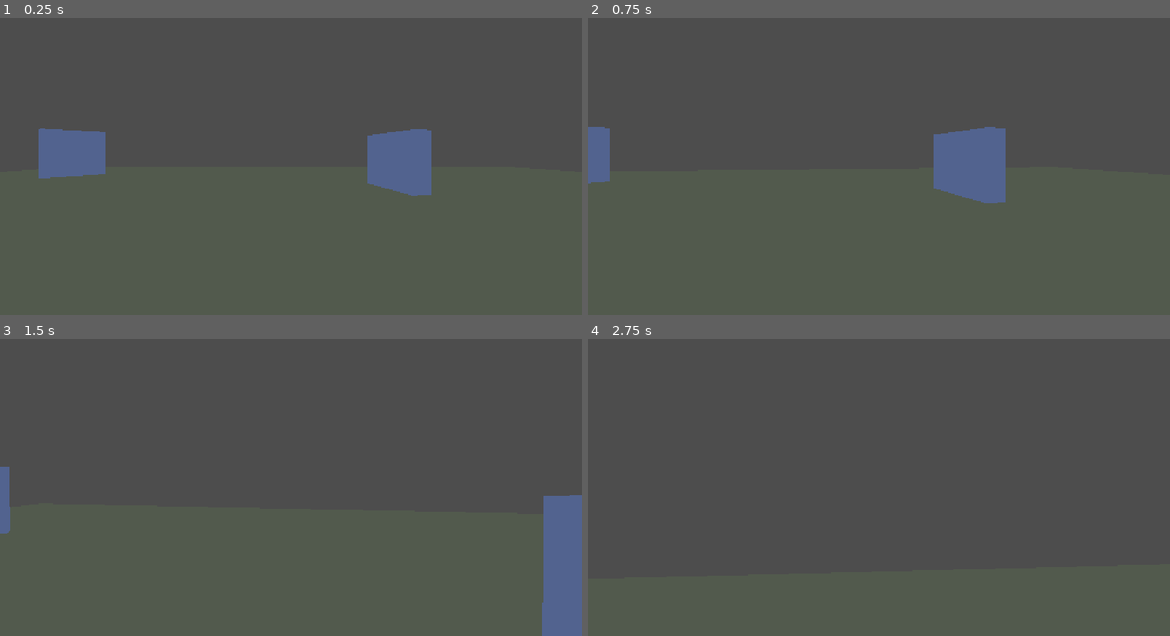
Above: before the commit, frames 1-4 (two rows, left to right).
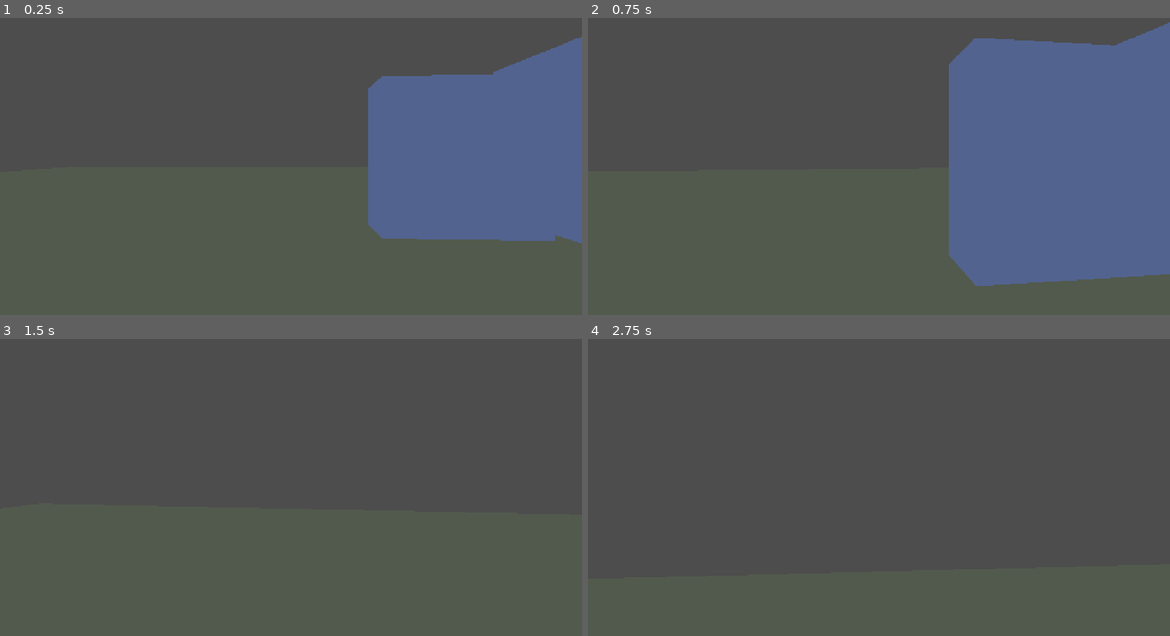
Above: after the commit, the same moments.

Repository: boredguywithacomputer/untitled-hackclub-game
Game: Godot game, scene res://node_3d.tscn
The game is run twice, just before and just after one commit, with the same random seed, the same clock (stepped at 60 frames per second) and the same inputs.
Inputs (mouse positions are in pixels of both pictures, inside the frame that each line leads up to):
- Up to frame 1 (0.25 s): no input
- Up to frame 2 (0.75 s): tap Enter at 0.5 s; move the mouse to (908, 151) at 0.52 s; hold W (Forward) from 0.53 s (still down); tap Alt at 0.6 s
- Up to frame 3 (1.5 s): keep holding W (Forward); tap Space (Jump) at 0.77 s; move the mouse to (261, 472) at 1.27 s; tap Shift at 1.35 s
- Up to frame 4 (2.75 s): keep holding W (Forward); tap Space (Jump) at 1.52, 2 s; move the mouse to (890, 466) at 2.02 s; tap Alt at 2.1 s

The runs differ from the first frame. In frame 1, 21% of the frame differs, in the area x 6-100%, y 6-76%; in frame 2, 29%, in the area x 0-100%, y 1-91%; in frame 3, 3.5%; in frame 4, nothing differs.

Commit message:
fixed collision
There was an issue where the enemy could go through walls (because of needing Area3D to check for collision), so I used integrals to fix it! (Essentially I just made it so only a small part of the area actually matters to collision and the rest of it is for wall collision).

Diff:
--- a/monitoring/monitor.tscn
+++ b/monitoring/monitor.tscn
@@ -6,8 +6,16 @@
 albedo_color = Color(0.77269953, 0.5704434, 0.58679634, 1)
 
 [sub_resource type="CapsuleMesh" id="CapsuleMesh_hbih1"]
+radius = 0.45
+height = 1.9
 
 [sub_resource type="CapsuleShape3D" id="CapsuleShape3D_cjt7s"]
+radius = 0.55
+height = 2.1
+
+[sub_resource type="CapsuleShape3D" id="CapsuleShape3D_hbih1"]
+radius = 0.45
+height = 1.9
 
 [node name="monitor" type="CharacterBody3D" unique_id=1121237014]
 script = ExtResource("1_qh22o")
@@ -23,4 +31,7 @@
 [node name="CollisionShape3D" type="CollisionShape3D" parent="Area3D" unique_id=835984009]
 shape = SubResource("CapsuleShape3D_cjt7s")
 
+[node name="CollisionShape3D" type="CollisionShape3D" parent="." unique_id=1526888193]
+shape = SubResource("CapsuleShape3D_hbih1")
+
 [connection signal="body_entered" from="Area3D" to="." method="_on_area_3d_body_entered"]
--- a/monitoring/node_3d.tscn
+++ b/monitoring/node_3d.tscn
@@ -77,7 +77,10 @@
 transform = Transform3D(-0.99250615, 0, -0.12219483, 0, 1, 0, 0.12219483, 0, -0.99250615, -8.616665, 1.0030463, 1.9321508)
 
 [node name="StaticBody3D4" parent="NavigationRegion3D" unique_id=622208149 instance=ExtResource("3_r3fl7")]
-transform = Transform3D(0.18271923, 0, -0.9831657, 0, 1, 0, 0.9831657, 0, 0.18271923, 2.9597616, 0.5809734, -6.110461)
+transform = Transform3D(0.012640893, 0, -0.9999206, 0, 1, 0, 0.9999206, 0, 0.012640893, 2.9597616, 0.5809734, -6.67572e-05)
+
+[node name="StaticBody3D4" parent="NavigationRegion3D/StaticBody3D4" unique_id=1860865813 instance=ExtResource("3_r3fl7")]
+transform = Transform3D(0.9995978, 0, -0.028371643, 0, 1, 0, 0.028371643, 0, 0.9995978, -1.9819796, 0.5809734, -0.12162471)
 
 [node name="StaticBody3D5" parent="NavigationRegion3D" unique_id=341270049 instance=ExtResource("3_r3fl7")]
-transform = Transform3D(0.588132, 0, 0.80876493, 0, 1, 0, -0.80876493, 0, 0.588132, -9.42438, 0.9619508, -9.309738)
+transform = Transform3D(0.9995228, 0, -0.030889153, 0, 1, 0, 0.030889153, 0, 0.9995228, 2.1098452, 0.9619508, -2.7874055)
